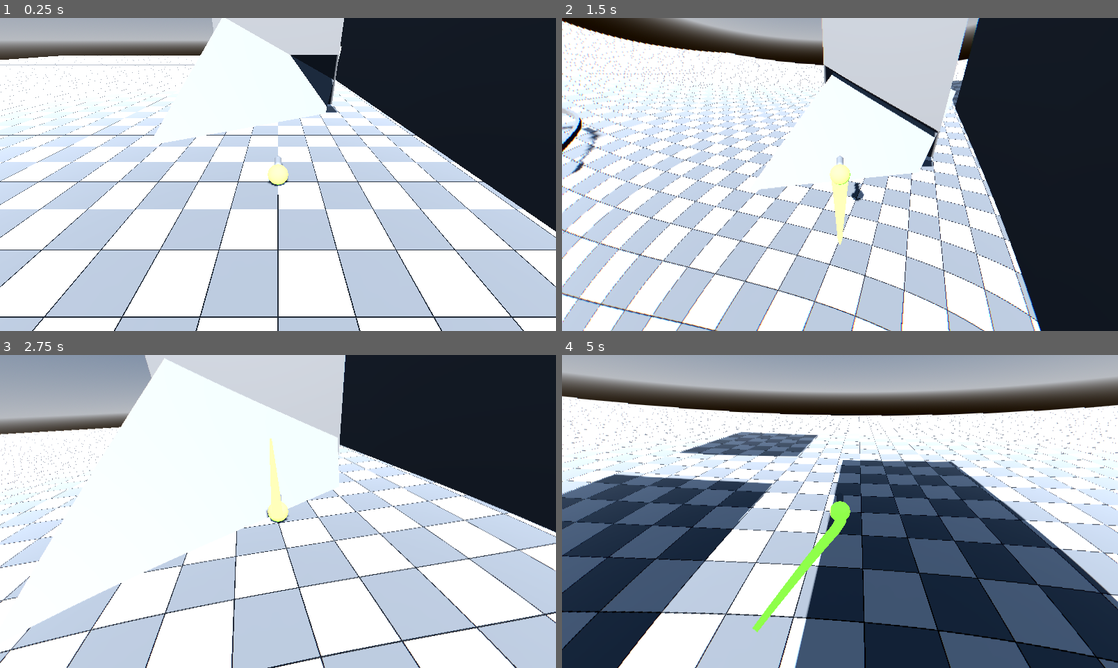
Above: before the commit, frames 1-4 (two rows, left to right).
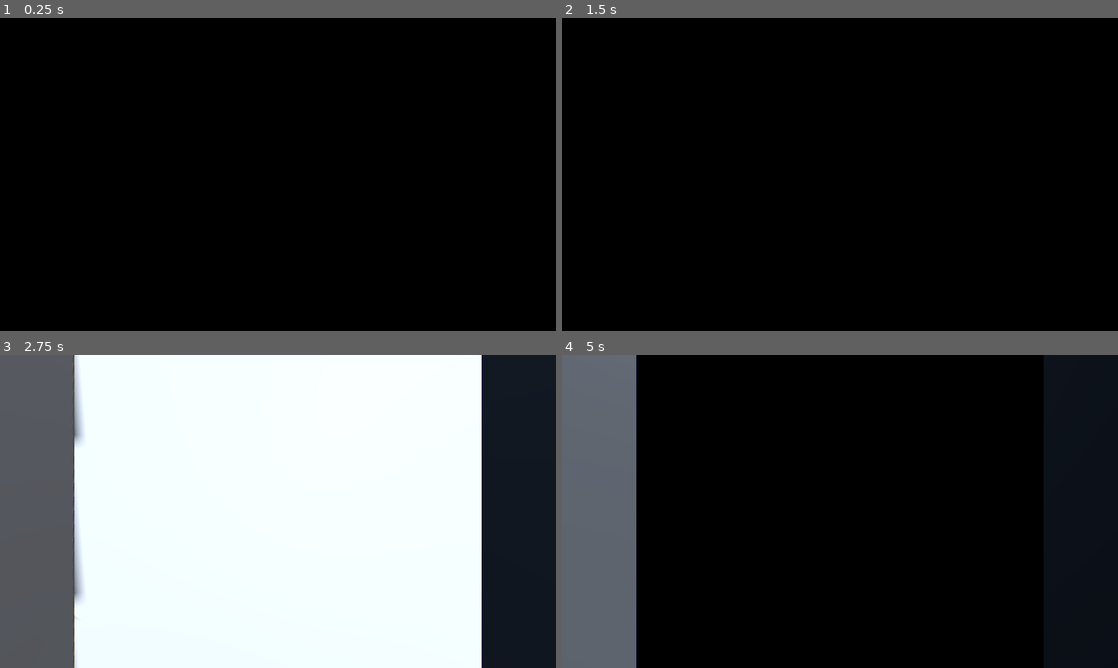
Above: after the commit, the same moments.

Repository: numero15/chiendent
Game: Godot game, scene res://root.tscn
The game is run twice, just before and just after one commit, with the same random seed, the same clock (stepped at 60 frames per second) and the same inputs.
Inputs (mouse positions are in pixels of both pictures, inside the frame that each line leads up to):
- Up to frame 1 (0.25 s): no input
- Up to frame 2 (1.5 s): tap Enter at 0.5 s; move the mouse to (867, 174) at 0.52 s; hold Up (ui_up) from 0.53 s (still down); tap Space (ui_select) at 0.6, 0.77, 1.07, 1.35 s; move the mouse to (812, 174) at 1.27 s
- Up to frame 3 (2.75 s): keep holding Up (ui_up); tap Space (ui_select) at 1.52, 1.82, 2.1 s; move the mouse to (289, 505) at 2.02 s
- Up to frame 4 (5 s): keep holding Up (ui_up); move the mouse to (834, 517) at 2.77 s; tap Space (ui_select) at 2.85, 3.02, 3.32, 3.6, 3.77, 4.07, 4.35, 4.52, 4.82 s; move the mouse to (878, 514) at 3.52 s; move the mouse to (795, 508) at 4.27 s

The runs differ from the first frame. In frame 1, 100% of the frame differs, in the area x 0-100%, y 0-100%; in frame 2, 100%; in frame 3, 55%; in frame 4, 97%.

Commit message:
value tweaking

Diff:
--- /dev/null
+++ b/assets/shaders/glass.gdshader
@@ -0,0 +1,14 @@
+shader_type spatial;
+
+void vertex() {
+	// Called for every vertex the material is visible on.
+}
+
+void fragment() {
+	// Called for every pixel the material is visible on.
+}
+
+//void light() {
+	// Called for every pixel for every light affecting the material.
+	// Uncomment to replace the default light processing function with this one.
+//}
--- /dev/null
+++ b/assets/shaders/glass_visual.tres
@@ -0,0 +1,134 @@
+[gd_resource type="VisualShader" load_steps=14 format=3 uid="uid://co1e2fe04j6dk"]
+
+[sub_resource type="VisualShaderNodeTransformVecMult" id="VisualShaderNodeTransformVecMult_bxydb"]
+
+[sub_resource type="VisualShaderNodeInput" id="VisualShaderNodeInput_c12ch"]
+input_name = "projection_matrix"
+
+[sub_resource type="VisualShaderNodeTransformVecMult" id="VisualShaderNodeTransformVecMult_d20rk"]
+
+[sub_resource type="VisualShaderNodeTexture" id="VisualShaderNodeTexture_gapch"]
+source = 1
+
+[sub_resource type="VisualShaderNodeFloatConstant" id="VisualShaderNodeFloatConstant_yklqv"]
+
+[sub_resource type="VisualShaderNodeInput" id="VisualShaderNodeInput_pxp25"]
+input_name = "inv_projection_matrix"
+
+[sub_resource type="VisualShaderNodeInput" id="VisualShaderNodeInput_18i4k"]
+input_name = "screen_uv"
+
+[sub_resource type="VisualShaderNodeTransformVecMult" id="VisualShaderNodeTransformVecMult_sdlrh"]
+
+[sub_resource type="VisualShaderNodeTransformVecMult" id="VisualShaderNodeTransformVecMult_cl554"]
+
+[sub_resource type="VisualShaderNodeInput" id="VisualShaderNodeInput_db06b"]
+input_name = "inv_view_matrix"
+
+[sub_resource type="VisualShaderNodeInput" id="VisualShaderNodeInput_auumq"]
+input_name = "normal"
+
+[sub_resource type="VisualShaderNodeInput" id="VisualShaderNodeInput_o85wp"]
+input_name = "view_matrix"
+
+[sub_resource type="VisualShaderNodeVectorRefract" id="VisualShaderNodeVectorRefract_vpxvq"]
+default_input_values = [0, Vector3(0, 0, 0), 1, Vector3(0, 0, 0), 2, 1.1]
+
+[resource]
+code = "shader_type spatial;
+render_mode blend_mix, depth_draw_opaque, cull_back, diffuse_lambert, specular_schlick_ggx;
+
+uniform sampler2D screen_tex_frg_13 : hint_screen_texture;
+
+
+
+void fragment() {
+// Input:11
+	mat4 n_out11p0 = PROJECTION_MATRIX;
+
+
+// Input:8
+	mat4 n_out8p0 = VIEW_MATRIX;
+
+
+// Input:6
+	mat4 n_out6p0 = INV_VIEW_MATRIX;
+
+
+// Input:2
+	mat4 n_out2p0 = INV_PROJECTION_MATRIX;
+
+
+// Input:3
+	vec2 n_out3p0 = SCREEN_UV;
+
+
+// TransformVectorMult:4
+	vec3 n_out4p0 = (n_out2p0 * vec4(vec3(n_out3p0, 0.0), 1.0)).xyz;
+
+
+// TransformVectorMult:5
+	vec3 n_out5p0 = (n_out6p0 * vec4(n_out4p0, 1.0)).xyz;
+
+
+// Input:7
+	vec3 n_out7p0 = NORMAL;
+
+
+// Refract:9
+	float n_in9p2 = 1.10000;
+	vec3 n_out9p0 = refract(n_out5p0, n_out7p0, n_in9p2);
+
+
+// TransformVectorMult:10
+	vec3 n_out10p0 = (n_out8p0 * vec4(n_out9p0, 1.0)).xyz;
+
+
+// TransformVectorMult:12
+	vec3 n_out12p0 = (n_out11p0 * vec4(n_out10p0, 1.0)).xyz;
+
+
+// FloatConstant:14
+	float n_out14p0 = 0.000000;
+
+
+	vec4 n_out13p0;
+// Texture2D:13
+	n_out13p0 = textureLod(screen_tex_frg_13, vec2(n_out12p0.xy), n_out14p0);
+
+
+// Output:0
+	ALBEDO = vec3(n_out13p0.xyz);
+
+
+}
+"
+graph_offset = Vector2(164.37, -87.5148)
+nodes/fragment/0/position = Vector2(1060, -60)
+nodes/fragment/2/node = SubResource("VisualShaderNodeInput_pxp25")
+nodes/fragment/2/position = Vector2(-720, 60)
+nodes/fragment/3/node = SubResource("VisualShaderNodeInput_18i4k")
+nodes/fragment/3/position = Vector2(-760, 160)
+nodes/fragment/4/node = SubResource("VisualShaderNodeTransformVecMult_sdlrh")
+nodes/fragment/4/position = Vector2(-400, 140)
+nodes/fragment/5/node = SubResource("VisualShaderNodeTransformVecMult_cl554")
+nodes/fragment/5/position = Vector2(-140, 80)
+nodes/fragment/6/node = SubResource("VisualShaderNodeInput_db06b")
+nodes/fragment/6/position = Vector2(-460, 60)
+nodes/fragment/7/node = SubResource("VisualShaderNodeInput_auumq")
+nodes/fragment/7/position = Vector2(-180, 240)
+nodes/fragment/8/node = SubResource("VisualShaderNodeInput_o85wp")
+nodes/fragment/8/position = Vector2(-180, 0)
+nodes/fragment/9/node = SubResource("VisualShaderNodeVectorRefract_vpxvq")
+nodes/fragment/9/position = Vector2(160, 100)
+nodes/fragment/10/node = SubResource("VisualShaderNodeTransformVecMult_bxydb")
+nodes/fragment/10/position = Vector2(380, 40)
+nodes/fragment/11/node = SubResource("VisualShaderNodeInput_c12ch")
+nodes/fragment/11/position = Vector2(280, -60)
+nodes/fragment/12/node = SubResource("VisualShaderNodeTransformVecMult_d20rk")
+nodes/fragment/12/position = Vector2(620, 0)
+nodes/fragment/13/node = SubResource("VisualShaderNodeTexture_gapch")
+nodes/fragment/13/position = Vector2(840, -40)
+nodes/fragment/14/node = SubResource("VisualShaderNodeFloatConstant_yklqv")
+nodes/fragment/14/position = Vector2(562.434, 212.932)
+nodes/fragment/connections = PackedInt32Array(2, 0, 4, 0, 3, 0, 4, 1, 6, 0, 5, 0, 4, 0, 5, 1, 7, 0, 9, 1, 5, 0, 9, 0, 8, 0, 10, 0, 9, 0, 10, 1, 11, 0, 12, 0, 10, 0, 12, 1, 12, 0, 13, 0, 13, 0, 0, 0, 14, 0, 13, 1)
--- a/entites/player/player.gd
+++ b/entites/player/player.gd
@@ -3,7 +3,7 @@
 var affected_by_gravity: bool = true
 @export var screen_lines: Node
 @export var distortion: Node
-@export var maxSpeed := 40.0
+@export var maxSpeed := 25.0
 
 @onready var checkerGrind = get_node("checkerGrind")
 
--- a/entites/player/player.tscn
+++ b/entites/player/player.tscn
@@ -12,7 +12,6 @@
 
 [sub_resource type="StandardMaterial3D" id="StandardMaterial3D_ot7aw"]
 albedo_color = Color(0.509804, 1, 0.329412, 1)
-emission_enabled = true
 emission = Color(0.509804, 1, 0.329412, 1)
 
 [sub_resource type="SphereMesh" id="SphereMesh_5xptc"]
@@ -62,8 +61,9 @@
 radius = 0.2
 height = 1.0
 
-[sub_resource type="SphereShape3D" id="SphereShape3D_ha64i"]
-radius = 1.5
+[sub_resource type="CylinderShape3D" id="CylinderShape3D_dut3s"]
+height = 1.0
+radius = 2.0
 
 [node name="Player" type="CharacterBody3D"]
 transform = Transform3D(1, 0, 0, 0, 1, 0, 0, 0, 1, 0, 1.53396, 0)
@@ -128,7 +128,6 @@
 current = true
 
 [node name="Outlines" type="MeshInstance3D" parent="head/SpringArm3D/Camera"]
-visible = false
 mesh = SubResource("BoxMesh_q6kaf")
 surface_material_override/0 = SubResource("ShaderMaterial_clc18")
 
@@ -201,7 +200,7 @@
 collision_mask = 4
 
 [node name="CollisionShape3D" type="CollisionShape3D" parent="checkerGrind"]
-shape = SubResource("SphereShape3D_ha64i")
+shape = SubResource("CylinderShape3D_dut3s")
 
 [connection signal="change_state" from="States/Move" to="States" method="change_state"]
 [connection signal="change_state" from="States/Fall" to="States" method="change_state"]
--- a/entites/player/playerStateAir.gd
+++ b/entites/player/playerStateAir.gd
@@ -23,7 +23,7 @@
 		owner.checkerGrind.set_deferred("monitoring", true)
 
 	owner.jumpVectors += owner.gravity
-	owner.velocity = owner.vel/2 + owner.jumpVectors
+	owner.velocity = owner.vel*.75 + owner.jumpVectors
 	owner.move()
 
 	if owner.is_on_floor():
--- a/entites/player/playerStateGrind.gd
+++ b/entites/player/playerStateGrind.gd
@@ -43,9 +43,12 @@
 	offset += owner.curSpeed*delta*direction
 	pathFollow.progress = offset
 	owner.global_transform = pathFollow.global_transform.rotated_local(Vector3.UP, -PI/2*direction)
+	owner.curSpeed-= 5*delta
+	if owner.curSpeed < 5 :
+		owner.curSpeed = 5
 
 	if Input.is_action_just_pressed("ui_select"):
-		change_state.emit($"../Air", {jump = curve.sample_baked_up_vector(offset, true)})
+		change_state.emit($"../Air", {jump = curve.sample_baked_up_vector(offset, true)*2})
 
 
 func exit_state() -> void:
--- a/root.tscn
+++ b/root.tscn
@@ -6,6 +6,8 @@
 [ext_resource type="PackedScene" uid="uid://bpogwtwx10igk" path="res://entites/player/player.tscn" id="4_kfpib"]
 [ext_resource type="Shader" path="res://assets/shaders/FishEye.gdshader" id="7_r42hv"]
 [ext_resource type="Texture2D" uid="uid://bip5q3kwxpupb" path="res://assets/shaders/vignette.png" id="8_wke0v"]
+[ext_resource type="Texture2D" uid="uid://8d38gt2avni4" path="res://assets/robots_texture.png" id="8_ypn7q"]
+[ext_resource type="Shader" uid="uid://co1e2fe04j6dk" path="res://assets/shaders/glass_visual.tres" id="9_ytnx5"]
 
 [sub_resource type="ProceduralSkyMaterial" id="ProceduralSkyMaterial_o267s"]
 
@@ -16,6 +18,10 @@
 background_mode = 2
 sky = SubResource("Sky_fgx8b")
 ambient_light_color = Color(1, 1, 1, 1)
+ssao_intensity = 7.85
+glow_strength = 0.57
+glow_bloom = 0.28
+glow_blend_mode = 1
 adjustment_enabled = true
 adjustment_contrast = 1.5
 
@@ -92,6 +98,21 @@
 }
 point_count = 3
 
+[sub_resource type="StandardMaterial3D" id="StandardMaterial3D_gryhq"]
+transparency = 2
+alpha_scissor_threshold = 0.5
+alpha_antialiasing_mode = 0
+albedo_texture = ExtResource("8_ypn7q")
+emission = Color(1, 1, 1, 1)
+emission_energy_multiplier = 0.24
+
+[sub_resource type="PlaneMesh" id="PlaneMesh_nddl2"]
+orientation = 2
+
+[sub_resource type="ShaderMaterial" id="ShaderMaterial_tqdxd"]
+render_priority = 0
+shader = ExtResource("9_ytnx5")
+
 [node name="Root" type="Node3D"]
 
 [node name="WorldEnvironment" type="WorldEnvironment" parent="."]
@@ -103,7 +124,7 @@
 shadow_enabled = true
 
 [node name="Crystal" type="MeshInstance3D" parent="."]
-transform = Transform3D(1, 0, 0, 0, 1, 0, 0, 0, 1, 2757.67, 0.068, -1.937)
+transform = Transform3D(1, 0, 0, 0, 1, 0, 0, 0, 1, -3.77831, 0, 0)
 mesh = ExtResource("1_bd1cx")
 surface_material_override/0 = SubResource("ShaderMaterial_wj2re")
 
@@ -184,8 +205,7 @@
 skeleton = NodePath("../Player/head/SpringArm3D/Camera")
 
 [node name="MultiMeshBillboards" type="MultiMeshInstance3D" parent="."]
-transform = Transform3D(0.999612, 0.0273852, -0.00504594, -0.0274186, 0.999602, -0.00669041, 0.00486071, 0.00682617, 0.999965, 0, 32.9438, 0)
-visible = false
+transform = Transform3D(0.999612, 0.0273852, -0.00504594, -0.0274186, 0.999602, -0.00669041, 0.00486071, 0.00682617, 0.999965, 0, 8.7878, 0)
 material_override = SubResource("StandardMaterial3D_26fdh")
 multimesh = SubResource("MultiMesh_yfcxj")
 
@@ -228,3 +248,13 @@
 path_continuous_u = true
 path_u_distance = 1.0
 path_joined = false
+
+[node name="chara_ref" type="MeshInstance3D" parent="."]
+transform = Transform3D(1, 0, 0, 0, 1, 0, 0, 0, 1, -5.92885, 0.998026, 0)
+material_override = SubResource("StandardMaterial3D_gryhq")
+mesh = SubResource("PlaneMesh_nddl2")
+
+[node name="diamond" type="MeshInstance3D" parent="."]
+transform = Transform3D(1, 0, 0, 0, 1, 0, 0, 0, 1, -7.9811, 0.774843, 0)
+mesh = ExtResource("1_bd1cx")
+surface_material_override/0 = SubResource("ShaderMaterial_tqdxd")
Binary file added: assets/fence02-01.png
Not shown, added: assets/fence02-01.png.import
Binary file added: assets/robots_texture.png
Not shown, added: assets/robots_texture.png.import
Not shown: 1 places in root.tscn that only renumber resources
